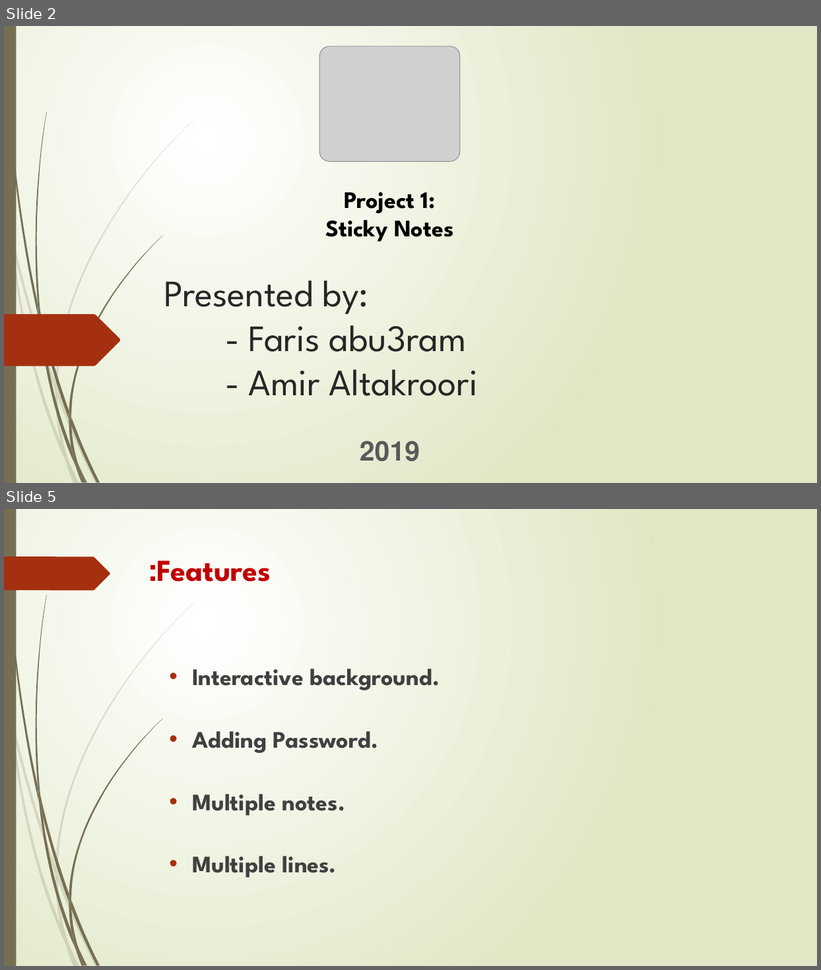
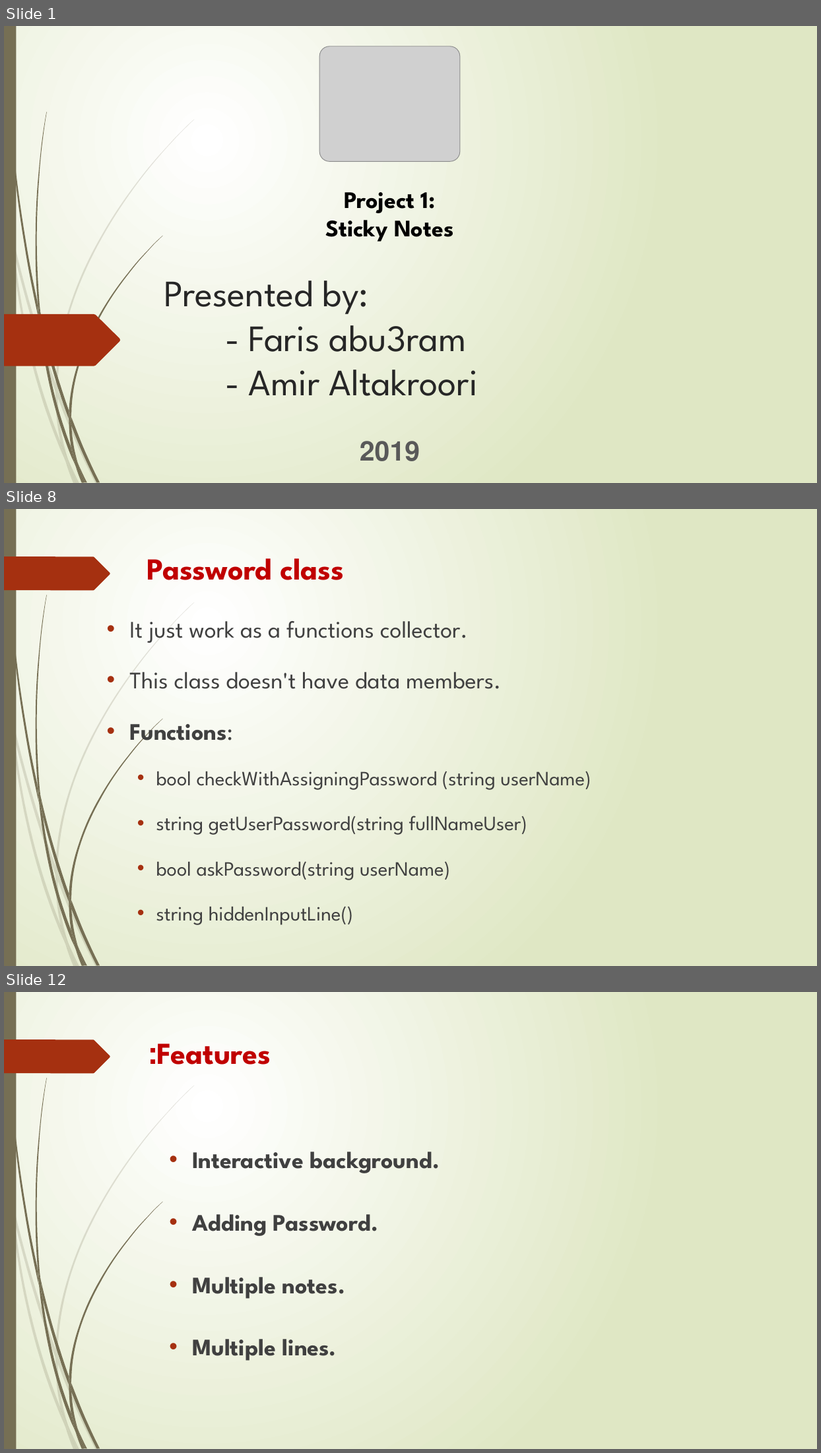
Before and after one commit to FaresAbuIram/stickynote, a slide deck: presnt/Developers.pptx. Shown one above the other, each under a label of ours: slides 2 and 5 before the commit, slides 1, 8 and 12 after it; the slides between them are not shown. The pictures are 821x970 and 821x1453 pixels, drawn with LibreOffice and Linux fonts; fonts in the diff are those of the drawing; grey boxes stand for pictures. Boxes give left, top, right and bottom in pixels: in the first picture for what was removed or moved away, otherwise in the second. Text is boxed around its words. In the diff, an @@ line names an element or a change of style, - is before the commit and + after.

```diff
--- a/presnt/Developers.pptx
+++ b/presnt/Developers.pptx
@@ slide 8 added at box(4, 509, 817, 966), background gradient #FFFFFF to #DFE8C4; not listed: 24 template elements that a slide beside it also shows @@
@@ title added at box(147, 559, 345, 580), 36 pt, text #C00000, bold @@
+Password class
@@ text added at box(129, 621, 591, 881), 24 pt, text #404040 @@
+• It just work as a functions collector.
+• This class doesn't have data members.
+• Functions:
+  • bool checkWithAssigningPassword (string userName)
+  • string getUserPassword(string fullNameUser)
+  • bool askPassword(string userName)
+  • string hiddenInputLine()
@@ what was slide 2 is now slide 1 @@
@@ what was slide 5 is now slide 12 @@
```
Also in this commit, not shown: 3 slides changed, 7 other slides added, 1 slide removed, 2 other files.
